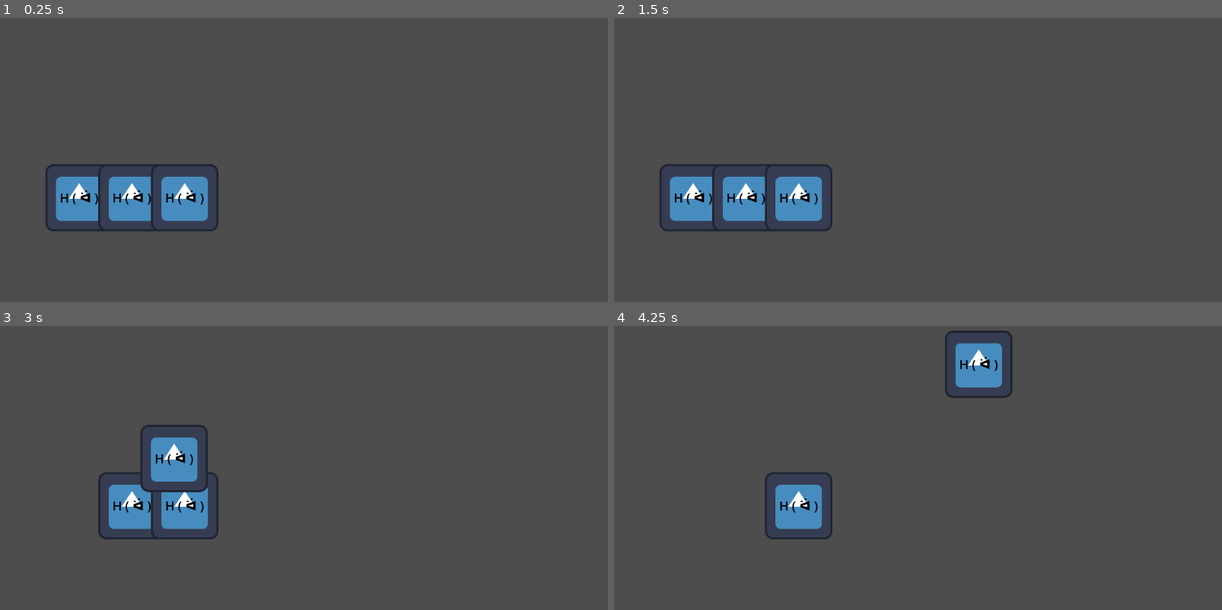
Above: before the commit, frames 1-4 (two rows, left to right).
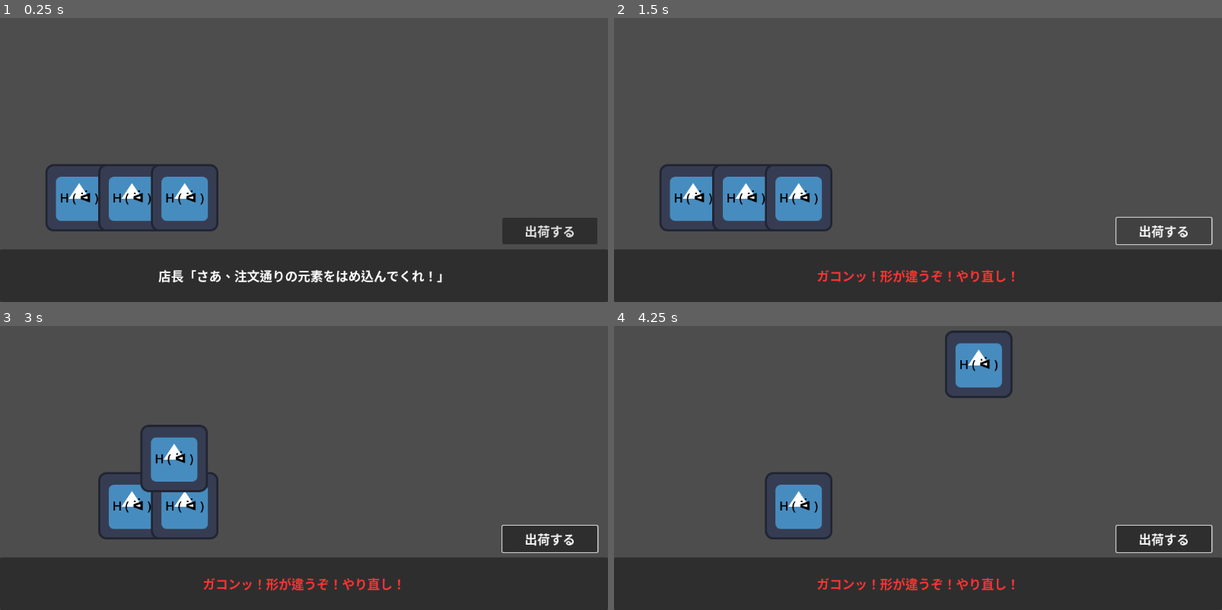
Above: after the commit, the same moments.

Repository: johnny-maa/gensoyasan
Game: Godot game, scene res://Main.tscn
Same seed, same stepped clock (60 frames per second), same inputs: the game is played once before the commit and once after it. The engine's default icon, where the game draws it, is replaced by a stand-in: a white triangle on a blue panel in a dark square.
Inputs (mouse positions are in pixels of both pictures, inside the frame that each line leads up to):
- Up to frame 1 (0.25 s): no input
- Up to frame 2 (1.5 s): click (1161, 231) at 0.5 s, where only the run after the commit has a clickable "出荷する"; click (1161, 231) at 1.25 s, where only the run after the commit has a clickable "出荷する"
- Up to frame 3 (3 s): click (547, 539) at 2 s, where only the run after the commit has a clickable "出荷する"; tap Enter at 2.75 s; drag from (79, 504) to (364, 365) at 2.77 s
- Up to frame 4 (4.25 s): tap Space at 3.5 s; drag from (747, 504) to (978, 362) at 3.52 s

The runs differ from the first frame. In frame 1, 20% of the frame differs, in the area x 0-100%, y 70-100%; in frame 2, 19%; in frame 3, 20%; in frame 4, 20%.

Commit message:
feat: 出荷ボタンのUIと簡易的な判定ロジック(GameManager)を実装

Diff:
--- /dev/null
+++ b/GameManager.gd
@@ -0,0 +1,22 @@
+extends Node2D
+
+@onready var message_label: Label = $GameUI/Panel/MessageLabel
+
+func _ready() -> void:
+	pass
+
+func _on_ship_button_pressed() -> void:
+	var sockets = get_tree().get_nodes_in_group("sockets")
+	var all_filled = true
+
+	for socket in sockets:
+		if not socket.has_meta("attached_element") or socket.get_meta("attached_element") == null:
+			all_filled = false
+			break
+
+	if all_filled:
+		message_label.text = "スポンッ！完璧だ！出荷完了！"
+		message_label.modulate = Color(0.2, 1.0, 0.2) # 緑っぽくする
+	else:
+		message_label.text = "ガコンッ！形が違うぞ！やり直し！"
+		message_label.modulate = Color(1.0, 0.2, 0.2) # 赤っぽくする
--- a/Main.tscn
+++ b/Main.tscn
@@ -1,8 +1,10 @@
-[gd_scene load_steps=2 format=3]
+[gd_scene load_steps=3 format=3]
 
-[ext_resource type="PackedScene" path="res://Element.tscn" id="1_elem"]
+[ext_resource type="Script" path="res://GameManager.gd" id="1_mgr"]
+[ext_resource type="PackedScene" path="res://Element.tscn" id="2_elem"]
 
 [node name="Main" type="Node2D"]
+script = ExtResource("1_mgr")
 
 [node name="Sockets" type="Node2D" parent="."]
 
@@ -17,11 +19,51 @@
 
 [node name="Elements" type="Node2D" parent="."]
 
-[node name="Element1" parent="Elements" instance=ExtResource("1_elem")]
+[node name="Element1" parent="Elements" instance=ExtResource("2_elem")]
 position = Vector2(150, 450)
 
-[node name="Element2" parent="Elements" instance=ExtResource("1_elem")]
+[node name="Element2" parent="Elements" instance=ExtResource("2_elem")]
 position = Vector2(250, 450)
 
-[node name="Element3" parent="Elements" instance=ExtResource("1_elem")]
+[node name="Element3" parent="Elements" instance=ExtResource("2_elem")]
 position = Vector2(350, 450)
+
+[node name="GameUI" type="CanvasLayer" parent="."]
+
+[node name="Panel" type="Panel" parent="GameUI"]
+anchors_preset = 12
+anchor_top = 1.0
+anchor_right = 1.0
+anchor_bottom = 1.0
+offset_top = -100.0
+grow_horizontal = 2
+grow_vertical = 0
+
+[node name="MessageLabel" type="Label" parent="GameUI/Panel"]
+layout_mode = 1
+anchors_preset = 15
+anchor_right = 1.0
+anchor_bottom = 1.0
+grow_horizontal = 2
+grow_vertical = 2
+theme_override_font_sizes/font_size = 24
+text = "店長「さあ、注文通りの元素をはめ込んでくれ！」"
+horizontal_alignment = 1
+vertical_alignment = 1
+
+[node name="ShipButton" type="Button" parent="GameUI"]
+anchors_preset = 3
+anchor_left = 1.0
+anchor_top = 1.0
+anchor_right = 1.0
+anchor_bottom = 1.0
+offset_left = -200.0
+offset_top = -160.0
+offset_right = -20.0
+offset_bottom = -110.0
+grow_horizontal = 0
+grow_vertical = 0
+theme_override_font_sizes/font_size = 24
+text = "出荷する"
+
+[connection signal="pressed" from="GameUI/ShipButton" to="." method="_on_ship_button_pressed"]
